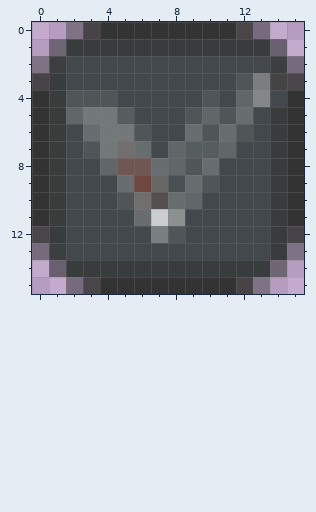
File history of a pixel-art sprite, client/public/favicon-16x16.png. Above is the file before it was changed.
The file is 16x16 pixels. Pixels under 10% opacity are left out. Colours within 5 levels of each other are drawn and written as one.
Now the later version:
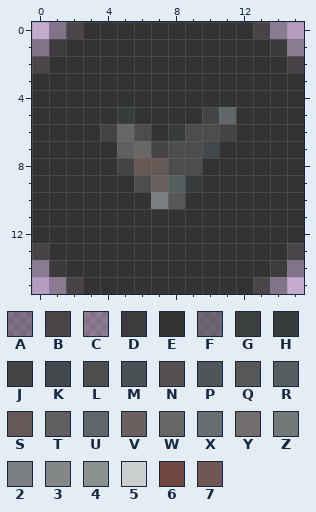
Palette (. is transparent): A #32323278  B #333332d9  C #33333364  D #333333ee  E #333333  F #37393a9a  G #393c3df9  H #393c3d  J #444444  K #42484b  L #4d4d4d  M #495053  N #555050  P #505658  Q #575757  R #565d5e  S #655855  T #606060  U #616668  V #6c605f  W #676766  X #686e70  Y #726e6e  Z #737879  2 #7a7e80  3 #838788  4 #8c9090  5 #cbcece  6 #704641  7 #705754
Change:
Changed rows in their new state; - is an unchanged pixel.
first column x 0:
 0 -CBE--------EBC-
 1 CDEEEEEEEEEEEEDC
 2 BEEEEEEEEEEEEEEB
 3 EEEEEEEEEEEEEEEE
 4 -EEEEEEEEEEEEEE-
 5 -EEEEHEEEEJUEEE-
 6 -EEEJWLEHLLJEEE-
 7 -EEEETWJLLKEEEE-
 8 -EEEEJSSLLEEEEE-
 9 -EEEEELVRHEEEEE-
10 -EEEEEE2QEEEEEE-
11 -EEEEEEEEEEEEEE-
12 EEEEEEEEEEEEEEEE
13 BEEEEEEEEEEEEEEB
14 CDEEEEEEEEEEEEDC
15 -CBE--------EBC-
Where, in picture pixels (left, top, right, bottom), the same in both pictures:
changed: (32, 22, 304, 294)
